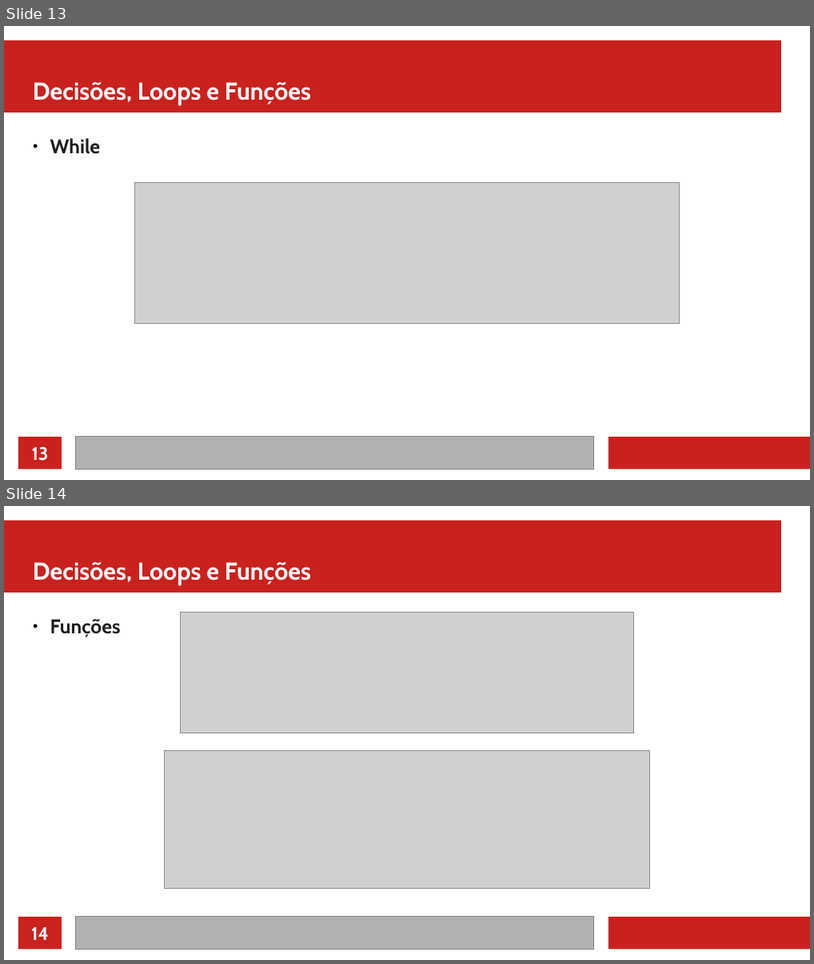
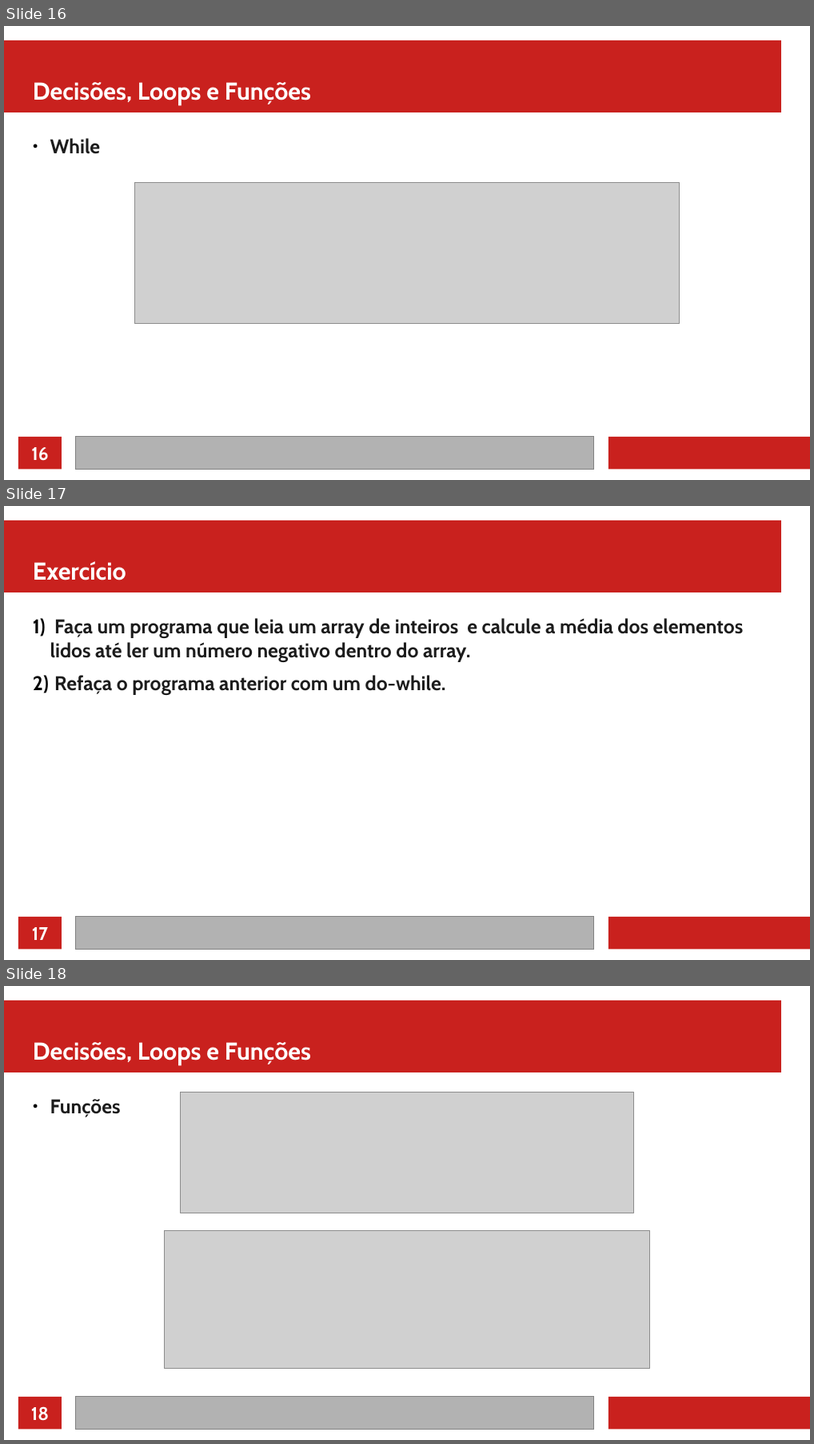
Before and after one commit to jeffersoncarvalho/ufc_2022_1, a slide deck: PD/02 - Ifs Loops e Funções.odp. Shown one above the other, each under a label of ours: slides 13 and 14 before the commit, slides 16, 17 and 18 after it. The pictures are 814x964 and 814x1444 pixels, drawn with LibreOffice and Linux fonts; fonts in the diff are those of the drawing; grey boxes stand for pictures. Boxes give left, top, right and bottom in pixels: in the first picture for what was removed or moved away, otherwise in the second. Text is boxed around its words. In the diff, an @@ line names an element or a change of style, - is before the commit and + after.

```diff
--- a/PD/02 - Ifs Loops e Funções.odp
+++ b/PD/02 - Ifs Loops e Funções.odp
@@ slide 17 added at <box>4,506,810,960</box>, background #FFFFFF; not listed: 4 template elements that a slide beside it also shows @@
@@ title added at <box>33,561,126,580</box>, 24 pt, text #FFFFFF, bold @@
+Exercício
@@ text added at <box>50,618,744,694</box>, 19.5 pt, text #1C1C1C, bold @@
+1) Faça um programa que leia um array de inteiros e calcule a média dos elementos lidos até ler um número negativo dentro do array.
+2) Refaça o programa anterior com um do-while.
@@ page number added at <box>32,927,48,940</box>, 18 pt, text #FFFFFF, bold @@
+17
@@ what was slide 13 is now slide 16 @@
@@ page number at <box>31,447,48,460</box>: text changed @@
-13
+16
@@ what was slide 14 is now slide 18 @@
@@ page number at <box>31,1406,49,1420</box>: text changed @@
-14
+18
```
Also in this commit, not shown: 4 other slides added, 32 other files.
